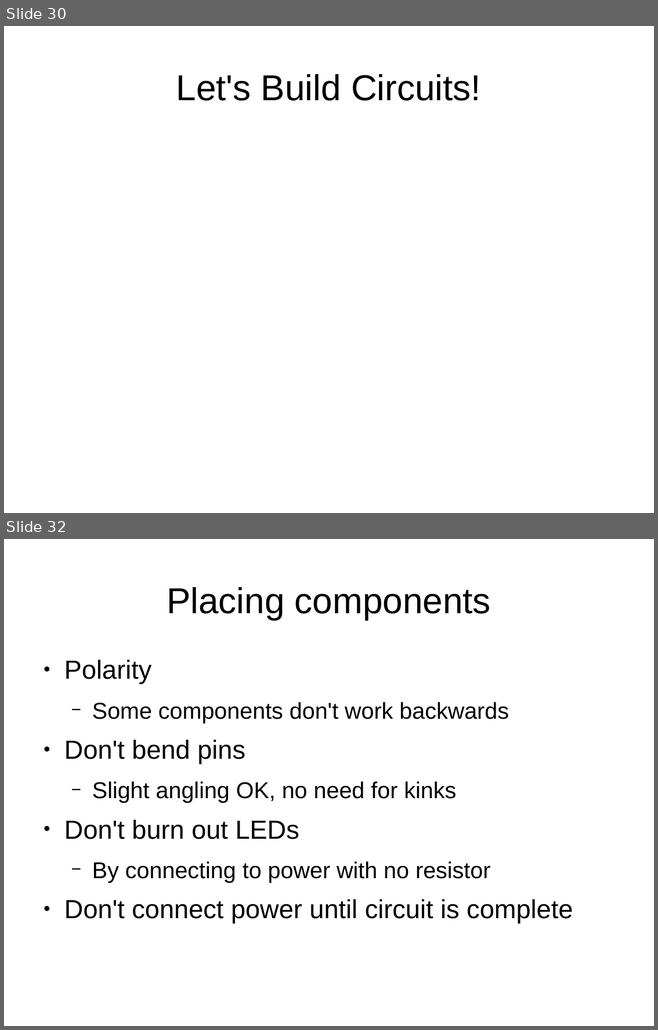
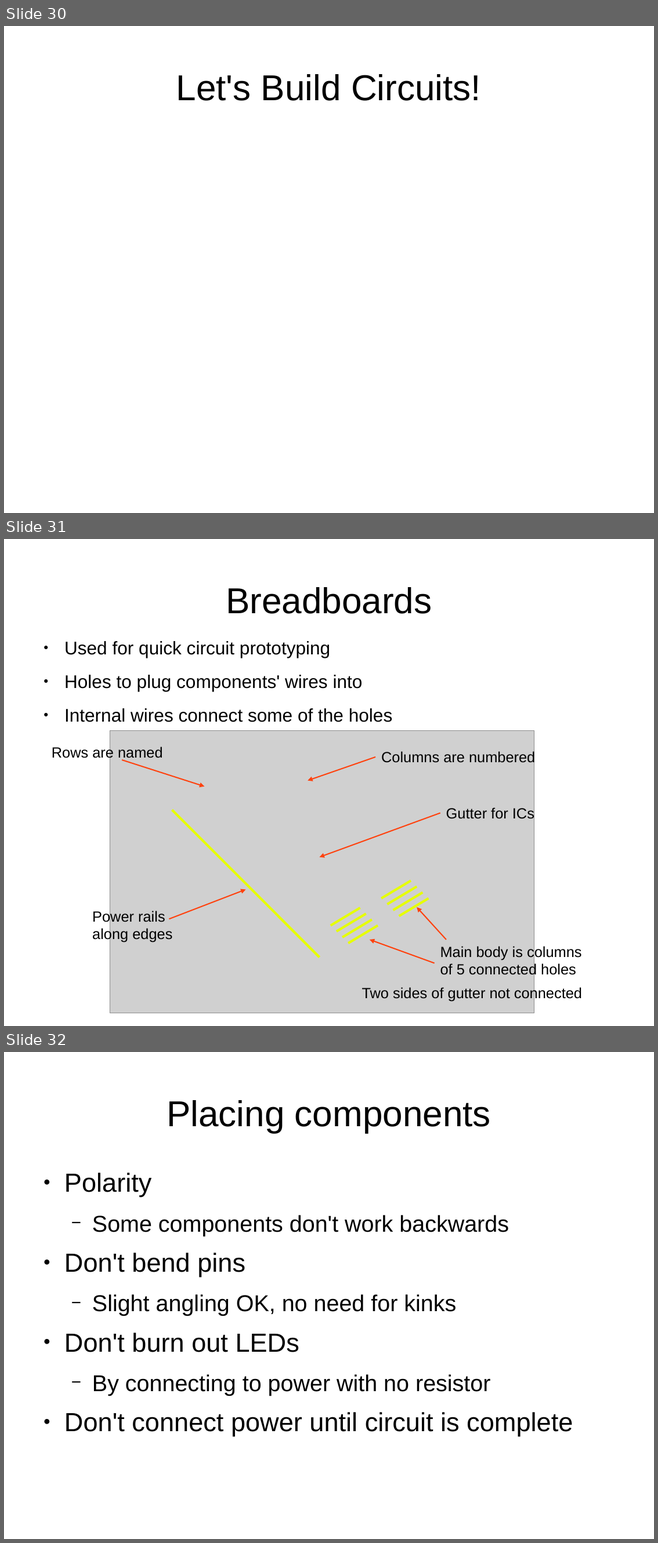
Before and after one commit to swarren/presentations, a slide deck: lcs-multivibrators/lcs-multivibrators.odp. Shown one above the other, each under a label of ours: slides 30 and 32 before the commit, slides 30, 31 and 32 after it; the slides between them are not shown. The pictures are 658x1030 and 658x1543 pixels, drawn with LibreOffice and Linux fonts; fonts in the diff are those of the drawing; grey boxes stand for pictures; background and template pictures are left out. Boxes give left, top, right and bottom in pixels: in the first picture for what was removed or moved away, otherwise in the second. Text is boxed around its words. In the diff, an @@ line names an element or a change of style, - is before the commit and + after.

Commit message:
multivibrators presentation: fill in breadboard slide
... and add "remove power" instructions when starting new circuit
... and a few small layout tweaks

```diff
--- a/lcs-multivibrators/lcs-multivibrators.odp
+++ b/lcs-multivibrators/lcs-multivibrators.odp
@@ slide 31 added at <box>4,539,654,1026</box>, background #FFFFFF @@
@@ title added at <box>226,587,431,614</box>, 44 pt, text #000000 @@
+Breadboards
@@ text added at <box>64,641,393,722</box>, 22.4 pt, text #000000 @@
+● Used for quick circuit prototyping
+● Holes to plug components' wires into
+● Internal wires connect some of the holes
@@ text added at <box>52,746,163,761</box>, 18 pt, text #000000 @@
+Rows are named
@@ picture added at <box>110,730,535,1013</box> @@
@@ arrow added from (122, 760) to (205, 787), #FF420E 1.45 pt @@
@@ arrow added from (375, 757) to (307, 781), #FF420E 1.45 pt @@
@@ text added at <box>381,751,535,766</box>, 18 pt, text #000000 @@
+Columns are numbered
@@ line added from (172, 810) to (320, 958), #E6FF00 2.89 pt @@
@@ arrow added from (440, 813) to (320, 857), #FF420E 1.45 pt @@
@@ text added at <box>446,807,534,822</box>, 18 pt, text #000000 @@
+Gutter for ICs
@@ line added from (381, 899) to (411, 881), #E6FF00 2.89 pt @@
@@ arrow added from (169, 919) to (246, 890), #FF420E 1.45 pt @@
@@ line added from (387, 904) to (416, 887), #E6FF00 2.89 pt @@
@@ line added from (393, 910) to (423, 893), #E6FF00 2.89 pt @@
@@ line added from (399, 916) to (429, 899), #E6FF00 2.89 pt @@
@@ text added at <box>92,910,172,943</box>, 18 pt, text #000000 @@
+Power rails along edges
@@ line added from (331, 926) to (360, 908), #E6FF00 2.89 pt @@
@@ line added from (336, 932) to (366, 914), #E6FF00 2.89 pt @@
@@ line added from (342, 937) to (372, 920), #E6FF00 2.89 pt @@
@@ arrow added from (446, 940) to (416, 907), #FF420E 1.45 pt @@
@@ line added from (349, 943) to (378, 926), #E6FF00 2.89 pt @@
@@ arrow added from (434, 964) to (369, 940), #FF420E 1.45 pt @@
@@ text added at <box>440,945,582,978</box>, 18 pt, text #000000 @@
+Main body is columns
+of 5 connected holes
@@ text added at <box>362,986,582,1001</box>, 18 pt, text #000000 @@
+Two sides of gutter not connected
```
Also in this commit, not shown: 3 slides changed, 1 other slide added, 2 slides removed.
